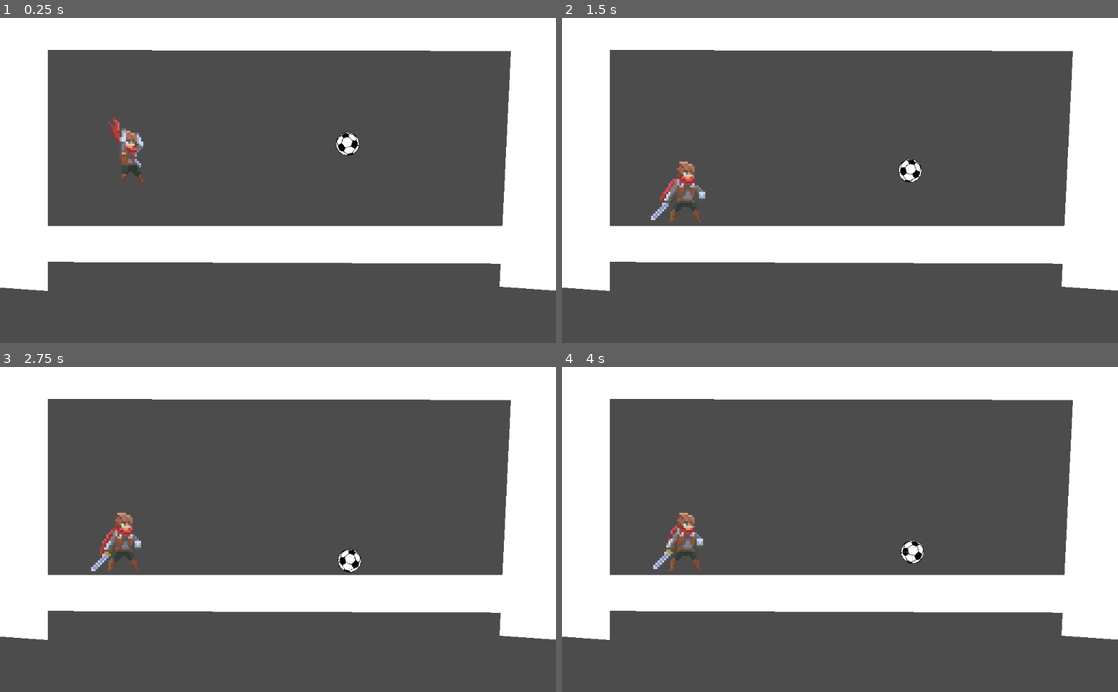
Above: before the commit, frames 1-4 (two rows, left to right).
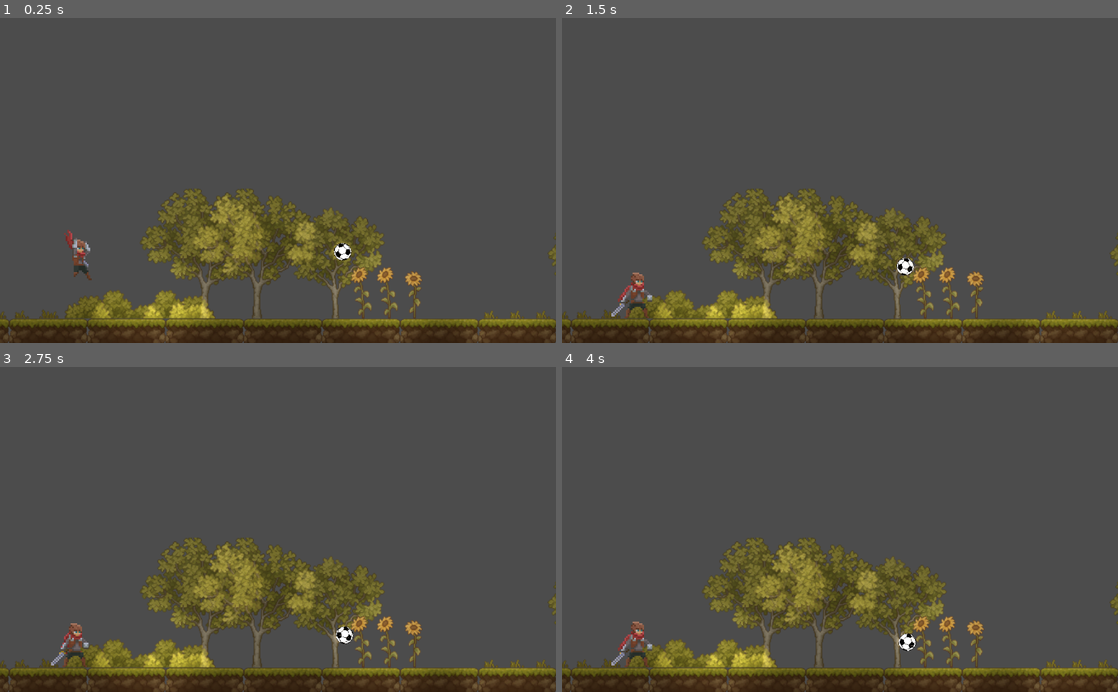
Above: after the commit, the same moments.

Repository: bahaaEldeen1999/back-2-you
Game: Godot game, scene res://Arena.tscn
The game is run twice, just before and just after one commit, with the same random seed, the same clock (stepped at 60 frames per second) and the same inputs.
Inputs (mouse positions are in pixels of both pictures, inside the frame that each line leads up to):
- Up to frame 1 (0.25 s): no input
- Up to frame 2 (1.5 s): move the mouse to (962, 164) at 0.52 s; move the mouse to (728, 196) at 1.27 s
- Up to frame 3 (2.75 s): move the mouse to (333, 458) at 2.02 s
- Up to frame 4 (4 s): move the mouse to (812, 594) at 2.77 s; move the mouse to (1006, 578) at 3.52 s

The runs differ from the first frame. In frame 1, 47% of the frame differs, in the area x 0-100%, y 0-100%; in frame 2, 48%; in frame 3, 48%; in frame 4, 48%.

Commit message:
add arenaa graphics + lighning

Diff:
--- a/Arena.tscn
+++ b/Arena.tscn
@@ -1,64 +1,77 @@
-[gd_scene load_steps=6 format=2]
+[gd_scene load_steps=7 format=2]
 
 [ext_resource path="res://Player.tscn" type="PackedScene" id=1]
 [ext_resource path="res://Ball.tscn" type="PackedScene" id=2]
+[ext_resource path="res://Ground.tscn" type="PackedScene" id=3]
+[ext_resource path="res://textures/light.png" type="Texture" id=4]
+[ext_resource path="res://textures/spot.png" type="Texture" id=5]
 
 [sub_resource type="RectangleShape2D" id=1]
-extents = Vector2( 507, 37 )
-
-[sub_resource type="RectangleShape2D" id=3]
-extents = Vector2( 52, 247 )
-
-[sub_resource type="RectangleShape2D" id=2]
-extents = Vector2( 48.5, 248.5 )
+extents = Vector2( 631.31, 52.4831 )
 
 [node name="Arena" type="Node2D"]
 
-[node name="Player" parent="." instance=ExtResource( 1 )]
-position = Vector2( 232, 248 )
-scale = Vector2( 4, 4 )
+[node name="spot" type="Light2D" parent="."]
+position = Vector2( 679.873, 518.44 )
+scale = Vector2( 2.99805, 3.1681 )
+texture = ExtResource( 5 )
+offset = Vector2( 10, 0 )
+energy = 0.5
 
-[node name="StaticBody2D4" type="StaticBody2D" parent="."]
-position = Vector2( -1512, 0 )
-scale = Vector2( 4, 1 )
+[node name="spot2" type="Light2D" parent="."]
+position = Vector2( 255.436, 537.486 )
+scale = Vector2( 2.99805, 3.1681 )
+texture = ExtResource( 5 )
+offset = Vector2( 10, 0 )
+energy = 0.5
 
-[node name="Polygon2D" type="Polygon2D" parent="StaticBody2D4"]
-position = Vector2( 0, -392 )
-polygon = PoolVector2Array( 8, 384, 486, 384, 1024, 384, 1024, 456, 0, 448 )
+[node name="spot3" type="Light2D" parent="."]
+position = Vector2( 900.253, 537.486 )
+scale = Vector2( 2.99805, 3.1681 )
+texture = ExtResource( 5 )
+offset = Vector2( 10, 0 )
+energy = 0.5
 
-[node name="CollisionShape2D" type="CollisionShape2D" parent="StaticBody2D4"]
-position = Vector2( 506, 24 )
+[node name="ambient" type="Light2D" parent="."]
+position = Vector2( 440.447, 303.501 )
+texture = ExtResource( 4 )
+texture_scale = 10.0
+color = Color( 0.976471, 0.894118, 0.780392, 1 )
+energy = 0.6
+shadow_enabled = true
+
+[node name="CanvasModulate" type="CanvasModulate" parent="."]
+color = Color( 0.482353, 0.478431, 0.478431, 1 )
+
+[node name="Ground" parent="CanvasModulate" instance=ExtResource( 3 )]
+position = Vector2( -126.766, 554.582 )
+scale = Vector2( 1.5, 1.5 )
+
+[node name="Player" parent="CanvasModulate" instance=ExtResource( 1 )]
+position = Vector2( 141.56, 437.925 )
+scale = Vector2( 3, 3 )
+
+[node name="Ball" parent="CanvasModulate" instance=ExtResource( 2 )]
+position = Vector2( 630.956, 422.969 )
+
+[node name="leftwall" type="StaticBody2D" parent="."]
+position = Vector2( -46.2527, 280.237 )
+
+[node name="CollisionShape2D" type="CollisionShape2D" parent="leftwall"]
+rotation = 1.5708
 shape = SubResource( 1 )
 
-[node name="StaticBody2D3" type="StaticBody2D" parent="."]
+[node name="rightwall" type="StaticBody2D" parent="."]
+position = Vector2( -46.2527, 280.237 )
 
-[node name="CollisionShape2D" type="CollisionShape2D" parent="StaticBody2D3"]
-position = Vector2( 984, 248 )
-shape = SubResource( 3 )
-
-[node name="Polygon2D" type="Polygon2D" parent="StaticBody2D3"]
-polygon = PoolVector2Array( 944, 0, 1032, 0, 1032, 504, 920, 496 )
-
-[node name="StaticBody2D" type="StaticBody2D" parent="."]
-position = Vector2( -504, 0 )
-scale = Vector2( 2, 1 )
-
-[node name="Polygon2D" type="Polygon2D" parent="StaticBody2D"]
-polygon = PoolVector2Array( 8, 384, 1024, 384, 1024, 456, 0, 448 )
-
-[node name="CollisionShape2D" type="CollisionShape2D" parent="StaticBody2D"]
-position = Vector2( 504, 424 )
+[node name="CollisionShape2D" type="CollisionShape2D" parent="rightwall"]
+position = Vector2( 1118.23, 8.16223 )
+rotation = 1.5708
 shape = SubResource( 1 )
 
-[node name="Ball" parent="." instance=ExtResource( 2 )]
-position = Vector2( 640, 224 )
+[node name="upperwall" type="StaticBody2D" parent="."]
+position = Vector2( -46.2527, 280.237 )
 
-[node name="StaticBody2D2" type="StaticBody2D" parent="."]
-
-[node name="CollisionShape2D" type="CollisionShape2D" parent="StaticBody2D2"]
-position = Vector2( 24, 264 )
-shape = SubResource( 2 )
-
-[node name="Polygon2D" type="Polygon2D" parent="StaticBody2D2"]
-position = Vector2( -944, 0 )
-polygon = PoolVector2Array( 944, 0, 1032, 0, 1032, 504, 920, 496 )
+[node name="CollisionShape2D" type="CollisionShape2D" parent="upperwall"]
+position = Vector2( 496.42, -313.845 )
+shape = SubResource( 1 )
--- a/Ball.tscn
+++ b/Ball.tscn
@@ -1,33 +1,41 @@
-[gd_scene load_steps=5 format=2]
+[gd_scene load_steps=6 format=2]
 
 [ext_resource path="res://scripts/Ball.gd" type="Script" id=1]
 [ext_resource path="res://assets/PngItem_2923071.png" type="Texture" id=2]
+[ext_resource path="res://textures/spot.png" type="Texture" id=3]
 
-[sub_resource type="PhysicsMaterial" id=2]
+[sub_resource type="PhysicsMaterial" id=1]
 friction = 0.1
 bounce = 0.9
 
-[sub_resource type="CircleShape2D" id=1]
+[sub_resource type="CircleShape2D" id=2]
 
 [node name="Ball" type="RigidBody2D"]
 mass = 0.1
-physics_material_override = SubResource( 2 )
+physics_material_override = SubResource( 1 )
 gravity_scale = 3.0
 angular_velocity = 1.0
 script = ExtResource( 1 )
 
+[node name="Light2D" type="Light2D" parent="."]
+texture = ExtResource( 3 )
+texture_scale = 0.5
+color = Color( 0.992157, 0.843137, 0.627451, 1 )
+shadow_enabled = true
+
+[node name="Sprite" type="Sprite" parent="."]
+scale = Vector2( 0.06, 0.06 )
+texture = ExtResource( 2 )
+
 [node name="CollisionShape2D" type="CollisionShape2D" parent="."]
-scale = Vector2( 2, 2 )
-shape = SubResource( 1 )
+scale = Vector2( 1.6, 1.6 )
+shape = SubResource( 2 )
 
-[node name="Area2D" type="Area2D" parent="." groups=["ball"]]
+[node name="Area2D" type="Area2D" parent="." groups=[
+"ball",
+]]
 
 [node name="CollisionShape2D" type="CollisionShape2D" parent="Area2D"]
-scale = Vector2( 2, 2 )
-shape = SubResource( 1 )
-
-[node name="Sprite" type="Sprite" parent="."]
-scale = Vector2( 0.08, 0.08 )
-texture = ExtResource( 2 )
-
+scale = Vector2( 1.6, 1.6 )
+shape = SubResource( 2 )
 [connection signal="area_entered" from="Area2D" to="." method="_on_Area2D_area_entered"]
--- /dev/null
+++ b/Ground.tscn
@@ -0,0 +1,346 @@
+[gd_scene load_steps=12 format=2]
+
+[ext_resource path="res://textures/TX Tileset Ground.png" type="Texture" id=1]
+[ext_resource path="res://textures/TX Village Props.png" type="Texture" id=2]
+
+[sub_resource type="ConvexPolygonShape2D" id=1]
+points = PoolVector2Array( 0, 0, 96, 0, 96, 96, 0, 96 )
+
+[sub_resource type="ConvexPolygonShape2D" id=3]
+points = PoolVector2Array( 0, 0, 64, 0, 64, 64, 0, 64 )
+
+[sub_resource type="ConvexPolygonShape2D" id=4]
+points = PoolVector2Array( 0, 0, 32, 0, 32, 64, 0, 64 )
+
+[sub_resource type="ConvexPolygonShape2D" id=5]
+points = PoolVector2Array( 0, 0, 64, 0, 64, 32, 0, 32 )
+
+[sub_resource type="ConvexPolygonShape2D" id=6]
+points = PoolVector2Array( 0, 0, 32, 0, 32, 96, 0, 96 )
+
+[sub_resource type="ConvexPolygonShape2D" id=7]
+points = PoolVector2Array( 0, 0, 96, 0, 96, 32, 0, 32 )
+
+[sub_resource type="ConvexPolygonShape2D" id=8]
+points = PoolVector2Array( 0, 0, 32, 0, 32, 32, 0, 32 )
+
+[sub_resource type="ConvexPolygonShape2D" id=9]
+points = PoolVector2Array( 0, 0, 96, 0, 96, 96, 0, 96 )
+
+[sub_resource type="TileSet" id=2]
+0/name = "TX Tileset Ground.png 0"
+0/texture = ExtResource( 1 )
+0/tex_offset = Vector2( 0, 0 )
+0/modulate = Color( 1, 1, 1, 1 )
+0/region = Rect2( 0, 0, 96, 96 )
+0/tile_mode = 0
+0/occluder_offset = Vector2( 0, 0 )
+0/navigation_offset = Vector2( 0, 0 )
+0/shapes = [ {
+"autotile_coord": Vector2( 0, 0 ),
+"one_way": false,
+"one_way_margin": 1.0,
+"shape": SubResource( 1 ),
+"shape_transform": Transform2D( 1, 0, 0, 1, 0, 0 )
+} ]
+0/z_index = 0
+1/name = "TX Tileset Ground.png 1"
+1/texture = ExtResource( 1 )
+1/tex_offset = Vector2( 0, 0 )
+1/modulate = Color( 1, 1, 1, 1 )
+1/region = Rect2( 128, 0, 64, 64 )
+1/tile_mode = 0
+1/occluder_offset = Vector2( 0, 0 )
+1/navigation_offset = Vector2( 0, 0 )
+1/shapes = [ {
+"autotile_coord": Vector2( 0, 0 ),
+"one_way": false,
+"one_way_margin": 1.0,
+"shape": SubResource( 3 ),
+"shape_transform": Transform2D( 1, 0, 0, 1, 0, 0 )
+} ]
+1/z_index = 0
+2/name = "TX Tileset Ground.png 2"
+2/texture = ExtResource( 1 )
+2/tex_offset = Vector2( 0, 0 )
+2/modulate = Color( 1, 1, 1, 1 )
+2/region = Rect2( 224, 0, 32, 64 )
+2/tile_mode = 0
+2/occluder_offset = Vector2( 0, 0 )
+2/navigation_offset = Vector2( 0, 0 )
+2/shapes = [ {
+"autotile_coord": Vector2( 0, 0 ),
+"one_way": false,
+"one_way_margin": 1.0,
+"shape": SubResource( 4 ),
+"shape_transform": Transform2D( 1, 0, 0, 1, 0, 0 )
+} ]
+2/z_index = 0
+3/name = "TX Tileset Ground.png 3"
+3/texture = ExtResource( 1 )
+3/tex_offset = Vector2( 0, 0 )
+3/modulate = Color( 1, 1, 1, 1 )
+3/region = Rect2( 288, 0, 64, 32 )
+3/tile_mode = 0
+3/occluder_offset = Vector2( 0, 0 )
+3/navigation_offset = Vector2( 0, 0 )
+3/shapes = [ {
+"autotile_coord": Vector2( 0, 0 ),
+"one_way": false,
+"one_way_margin": 1.0,
+"shape": SubResource( 5 ),
+"shape_transform": Transform2D( 1, 0, 0, 1, 0, 0 )
+} ]
+3/z_index = 0
+4/name = "TX Tileset Ground.png 4"
+4/texture = ExtResource( 1 )
+4/tex_offset = Vector2( 0, 0 )
+4/modulate = Color( 1, 1, 1, 1 )
+4/region = Rect2( 0, 256, 32, 96 )
+4/tile_mode = 0
+4/occluder_offset = Vector2( 0, 0 )
+4/navigation_offset = Vector2( 0, 0 )
+4/shapes = [ {
+"autotile_coord": Vector2( 0, 0 ),
+"one_way": false,
+"one_way_margin": 1.0,
+"shape": SubResource( 6 ),
+"shape_transform": Transform2D( 1, 0, 0, 1, 0, 0 )
+} ]
+4/z_index = 0
+5/name = "TX Tileset Ground.png 5"
+5/texture = ExtResource( 1 )
+5/tex_offset = Vector2( 0, 0 )
+5/modulate = Color( 1, 1, 1, 1 )
+5/region = Rect2( 0, 384, 96, 32 )
+5/tile_mode = 0
+5/occluder_offset = Vector2( 0, 0 )
+5/navigation_offset = Vector2( 0, 0 )
+5/shapes = [ {
+"autotile_coord": Vector2( 0, 0 ),
+"one_way": false,
+"one_way_margin": 1.0,
+"shape": SubResource( 7 ),
+"shape_transform": Transform2D( 1, 0, 0, 1, 0, 0 )
+} ]
+5/z_index = 0
+6/name = "TX Tileset Ground.png 6"
+6/texture = ExtResource( 1 )
+6/tex_offset = Vector2( 0, 0 )
+6/modulate = Color( 1, 1, 1, 1 )
+6/region = Rect2( 64, 256, 32, 32 )
+6/tile_mode = 0
+6/occluder_offset = Vector2( 0, 0 )
+6/navigation_offset = Vector2( 0, 0 )
+6/shapes = [ {
+"autotile_coord": Vector2( 0, 0 ),
+"one_way": false,
+"one_way_margin": 1.0,
+"shape": SubResource( 8 ),
+"shape_transform": Transform2D( 1, 0, 0, 1, 0, 0 )
+} ]
+6/z_index = 0
+7/name = "TX Tileset Ground.png 7"
+7/texture = ExtResource( 1 )
+7/tex_offset = Vector2( 0, 0 )
+7/modulate = Color( 1, 1, 1, 1 )
+7/region = Rect2( 0, 128, 96, 96 )
+7/tile_mode = 0
+7/occluder_offset = Vector2( 0, 0 )
+7/navigation_offset = Vector2( 0, 0 )
+7/shapes = [ {
+"autotile_coord": Vector2( 0, 0 ),
+"one_way": false,
+"one_way_margin": 1.0,
+"shape": SubResource( 9 ),
+"shape_transform": Transform2D( 1, 0, 0, 1, 0, 0 )
+} ]
+7/z_index = 0
+8/name = "TX Village Props.png 8"
+8/texture = ExtResource( 2 )
+8/tex_offset = Vector2( 0, 0 )
+8/modulate = Color( 1, 1, 1, 1 )
+8/region = Rect2( 864, 256, 32, 64 )
+8/tile_mode = 0
+8/occluder_offset = Vector2( 0, 0 )
+8/navigation_offset = Vector2( 0, 0 )
+8/shapes = [  ]
+8/z_index = 0
+9/name = "TX Village Props.png 9"
+9/texture = ExtResource( 2 )
+9/tex_offset = Vector2( 0, 0 )
+9/modulate = Color( 1, 1, 1, 1 )
+9/region = Rect2( 896, 256, 32, 64 )
+9/tile_mode = 0
+9/occluder_offset = Vector2( 0, 0 )
+9/navigation_offset = Vector2( 0, 0 )
+9/shapes = [  ]
+9/z_index = 0
+10/name = "TX Village Props.png 10"
+10/texture = ExtResource( 2 )
+10/tex_offset = Vector2( 0, 0 )
+10/modulate = Color( 1, 1, 1, 1 )
+10/region = Rect2( 928, 256, 32, 64 )
+10/tile_mode = 0
+10/occluder_offset = Vector2( 0, 0 )
+10/navigation_offset = Vector2( 0, 0 )
+10/shapes = [  ]
+10/z_index = 0
+11/name = "TX Village Props.png 11"
+11/texture = ExtResource( 2 )
+11/tex_offset = Vector2( 0, 0 )
+11/modulate = Color( 1, 1, 1, 1 )
+11/region = Rect2( 704, 224, 64, 96 )
+11/tile_mode = 0
+11/occluder_offset = Vector2( 0, 0 )
+11/navigation_offset = Vector2( 0, 0 )
+11/shapes = [  ]
+11/z_index = 0
+12/name = "TX Village Props.png 12"
+12/texture = ExtResource( 2 )
+12/tex_offset = Vector2( 0, 0 )
+12/modulate = Color( 1, 1, 1, 1 )
+12/region = Rect2( 512, 480, 32, 64 )
+12/tile_mode = 0
+12/occluder_offset = Vector2( 0, 0 )
+12/navigation_offset = Vector2( 0, 0 )
+12/shapes = [  ]
+12/z_index = 0
+13/name = "TX Village Props.png 13"
+13/texture = ExtResource( 2 )
+13/tex_offset = Vector2( 0, 0 )
+13/modulate = Color( 1, 1, 1, 1 )
+13/region = Rect2( 544, 480, 32, 64 )
+13/tile_mode = 0
+13/occluder_offset = Vector2( 0, 0 )
+13/navigation_offset = Vector2( 0, 0 )
+13/shapes = [  ]
+13/z_index = 0
+14/name = "TX Village Props.png 14"
+14/texture = ExtResource( 2 )
+14/tex_offset = Vector2( 0, 0 )
+14/modulate = Color( 1, 1, 1, 1 )
+14/region = Rect2( 576, 480, 32, 64 )
+14/tile_mode = 0
+14/occluder_offset = Vector2( 0, 0 )
+14/navigation_offset = Vector2( 0, 0 )
+14/shapes = [  ]
+14/z_index = 0
+15/name = "TX Village Props.png 15"
+15/texture = ExtResource( 2 )
+15/tex_offset = Vector2( 0, 0 )
+15/modulate = Color( 1, 1, 1, 1 )
+15/region = Rect2( 608, 480, 32, 64 )
+15/tile_mode = 0
+15/occluder_offset = Vector2( 0, 0 )
+15/navigation_offset = Vector2( 0, 0 )
+15/shapes = [  ]
+15/z_index = 0
+16/name = "TX Village Props.png 16"
+16/texture = ExtResource( 2 )
+16/tex_offset = Vector2( 0, 0 )
+16/modulate = Color( 1, 1, 1, 1 )
+16/region = Rect2( 640, 480, 32, 64 )
+16/tile_mode = 0
+16/occluder_offset = Vector2( 0, 0 )
+16/navigation_offset = Vector2( 0, 0 )
+16/shapes = [  ]
+16/z_index = 0
+17/name = "TX Village Props.png 17"
+17/texture = ExtResource( 2 )
+17/tex_offset = Vector2( 0, 0 )
+17/modulate = Color( 1, 1, 1, 1 )
+17/region = Rect2( 384, 480, 32, 32 )
+17/tile_mode = 0
+17/occluder_offset = Vector2( 0, 0 )
+17/navigation_offset = Vector2( 0, 0 )
+17/shapes = [  ]
+17/z_index = 0
+18/name = "TX Village Props.png 18"
+18/texture = ExtResource( 2 )
+18/tex_offset = Vector2( 0, 0 )
+18/modulate = Color( 1, 1, 1, 1 )
+18/region = Rect2( 416, 480, 32, 32 )
+18/tile_mode = 0
+18/occluder_offset = Vector2( 0, 0 )
+18/navigation_offset = Vector2( 0, 0 )
+18/shapes = [  ]
+18/z_index = 0
+19/name = "TX Village Props.png 19"
+19/texture = ExtResource( 2 )
+19/tex_offset = Vector2( 0, 0 )
+19/modulate = Color( 1, 1, 1, 1 )
+19/region = Rect2( 448, 480, 32, 32 )
+19/tile_mode = 0
+19/occluder_offset = Vector2( 0, 0 )
+19/navigation_offset = Vector2( 0, 0 )
+19/shapes = [  ]
+19/z_index = 0
+20/name = "TX Village Props.png 20"
+20/texture = ExtResource( 2 )
+20/tex_offset = Vector2( 0, 0 )
+20/modulate = Color( 1, 1, 1, 1 )
+20/region = Rect2( 384, 512, 32, 32 )
+20/tile_mode = 0
+20/occluder_offset = Vector2( 0, 0 )
+20/navigation_offset = Vector2( 0, 0 )
+20/shapes = [  ]
+20/z_index = 0
+21/name = "TX Village Props.png 21"
+21/texture = ExtResource( 2 )
+21/tex_offset = Vector2( 0, 0 )
+21/modulate = Color( 1, 1, 1, 1 )
+21/region = Rect2( 352, 576, 64, 32 )
+21/tile_mode = 0
+21/occluder_offset = Vector2( 0, 0 )
+21/navigation_offset = Vector2( 0, 0 )
+21/shapes = [  ]
+21/z_index = 0
+22/name = "TX Village Props.png 22"
+22/texture = ExtResource( 2 )
+22/tex_offset = Vector2( 0, 0 )
+22/modulate = Color( 1, 1, 1, 1 )
+22/region = Rect2( 448, 544, 96, 64 )
+22/tile_mode = 0
+22/occluder_offset = Vector2( 0, 0 )
+22/navigation_offset = Vector2( 0, 0 )
+22/shapes = [  ]
+22/z_index = 0
+23/name = "TX Village Props.png 23"
+23/texture = ExtResource( 2 )
+23/tex_offset = Vector2( 0, 0 )
+23/modulate = Color( 1, 1, 1, 1 )
+23/region = Rect2( 576, 544, 96, 64 )
+23/tile_mode = 0
+23/occluder_offset = Vector2( 0, 0 )
+23/navigation_offset = Vector2( 0, 0 )
+23/shapes = [  ]
+23/z_index = 0
+24/name = "TX Village Props.png 24"
+24/texture = ExtResource( 2 )
+24/tex_offset = Vector2( 0, 0 )
+24/modulate = Color( 1, 1, 1, 1 )
+24/region = Rect2( 672, 448, 160, 160 )
+24/tile_mode = 0
+24/occluder_offset = Vector2( 0, 0 )
+24/navigation_offset = Vector2( 0, 0 )
+24/shapes = [  ]
+24/z_index = 0
+25/name = "TX Village Props.png 25"
+25/texture = ExtResource( 2 )
+25/tex_offset = Vector2( 0, 0 )
+25/modulate = Color( 1, 1, 1, 1 )
+25/region = Rect2( 832, 448, 160, 160 )
+25/tile_mode = 0
+25/occluder_offset = Vector2( 0, 0 )
+25/navigation_offset = Vector2( 0, 0 )
+25/shapes = [  ]
+25/z_index = 0
+
+[node name="Ground" type="Node2D"]
+
+[node name="TileMap" type="TileMap" parent="."]
+tile_set = SubResource( 2 )
+cell_size = Vector2( 32, 32 )
+format = 1
+tile_data = PoolIntArray( -327672, 25, 0, -327670, 25, 0, -327667, 24, 0, -327657, 24, 0, -327649, 25, 0, -131066, 22, 0, -131064, 22, 0, -131056, 9, 0, -131055, 9, 0, -131054, 8, 0, -131046, 22, 0, -131045, 14, 0, -131044, 23, 0, -131043, 13, 0, -131042, 12, 0, -131041, 12, 0, -131040, 13, 0, -131039, 14, 0, -65535, 17, 0, -65534, 18, 0, -65533, 17, 0, -65532, 18, 0, -65531, 21, 0, -65527, 21, 0, -65515, 17, 0, -65514, 17, 0, -65513, 17, 0, -65512, 17, 0, 65533, 0, 0, 0, 0, 0, 3, 0, 0, 6, 0, 0, 9, 0, 0, 12, 0, 0, 15, 0, 0, 18, 0, 0, 21, 0, 0, 24, 0, 0, 27, 0, 0, 30, 0, 0, 33, 0, 0 )
--- a/Player.tscn
+++ b/Player.tscn
@@ -35,15 +35,15 @@
 [ext_resource path="res://Animations/adventurer-jump-00.png" type="Texture" id=33]
 [ext_resource path="res://Animations/adventurer-jump-01.png" type="Texture" id=34]
 
-[sub_resource type="CapsuleShape2D" id=3]
-height = 13.0
+[sub_resource type="CapsuleShape2D" id=1]
+height = 8.0381
 
 [sub_resource type="SpriteFrames" id=2]
 animations = [ {
 "frames": [ ExtResource( 2 ), ExtResource( 3 ), ExtResource( 5 ), ExtResource( 4 ) ],
 "loop": true,
 "name": "idle",
-"speed": 4.0
+"speed": 8.0
 }, {
 "frames": [ ExtResource( 20 ), ExtResource( 19 ), ExtResource( 21 ), ExtResource( 18 ), ExtResource( 16 ), ExtResource( 22 ) ],
 "loop": false,
@@ -93,29 +93,36 @@
 [node name="CollisionShape2D" type="CollisionShape2D" parent="."]
 position = Vector2( -1, 3.5 )
 rotation = 3.14159
-shape = SubResource( 3 )
+shape = SubResource( 1 )
 
 [node name="AnimatedSprite" type="AnimatedSprite" parent="."]
 position = Vector2( -1, 0 )
 frames = SubResource( 2 )
 animation = "attack_middle"
 
-[node name="Area2D" type="Area2D" parent="." groups=["hit"]]
+[node name="Area2D" type="Area2D" parent="." groups=[
+"hit",
+]]
 
-[node name="attack_up_collsion" type="CollisionShape2D" parent="Area2D" groups=["hit"]]
+[node name="attack_up_collsion" type="CollisionShape2D" parent="Area2D" groups=[
+"hit",
+]]
 position = Vector2( 14, -7 )
-shape = SubResource( 5 )
+shape = SubResource( 3 )
 disabled = true
 
-[node name="attack_down_collsion" type="CollisionShape2D" parent="Area2D" groups=["hit"]]
+[node name="attack_down_collsion" type="CollisionShape2D" parent="Area2D" groups=[
+"hit",
+]]
 position = Vector2( 15.75, 8 )
 shape = SubResource( 4 )
 disabled = true
 
-[node name="attack_middle_collision" type="CollisionShape2D" parent="Area2D" groups=["hit"]]
+[node name="attack_middle_collision" type="CollisionShape2D" parent="Area2D" groups=[
+"hit",
+]]
 position = Vector2( 16, 4.75 )
-shape = SubResource( 6 )
+shape = SubResource( 5 )
 disabled = true
-
 [connection signal="animation_finished" from="AnimatedSprite" to="." method="_on_AnimatedSprite_animation_finished"]
 [connection signal="area_entered" from="Area2D" to="." method="_on_Area2D_area_entered"]
--- a/project.godot
+++ b/project.godot
@@ -7,6 +7,11 @@
 ;   param=value ; assign values to parameters
 
 config_version=4
+
+_global_script_classes=[  ]
+_global_script_class_icons={
+
+}
 
 [application]
 
Not shown: 1 places in Player.tscn that only renumber resources
Binary file added: textures/TX Chest Animation.png
Not shown, added: textures/TX Chest Animation.png.import
Binary file added: textures/TX Tileset Ground.png
Not shown, added: textures/TX Tileset Ground.png.import
Binary file added: textures/TX Village Props.png
Not shown, added: textures/TX Village Props.png.import
Binary file added: textures/light.png
Not shown, added: textures/light.png.import
Binary file added: textures/spot.png
Not shown, added: textures/spot.png.import
